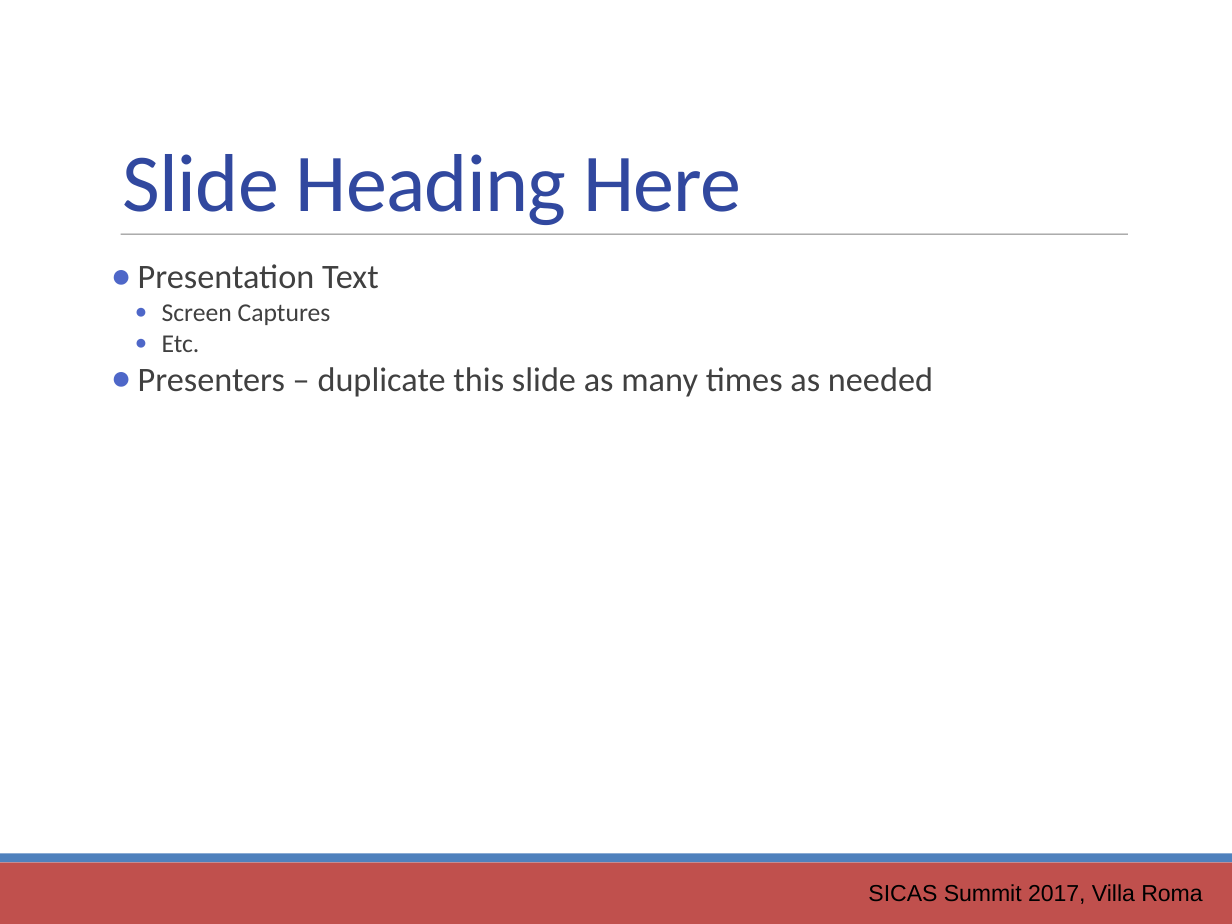
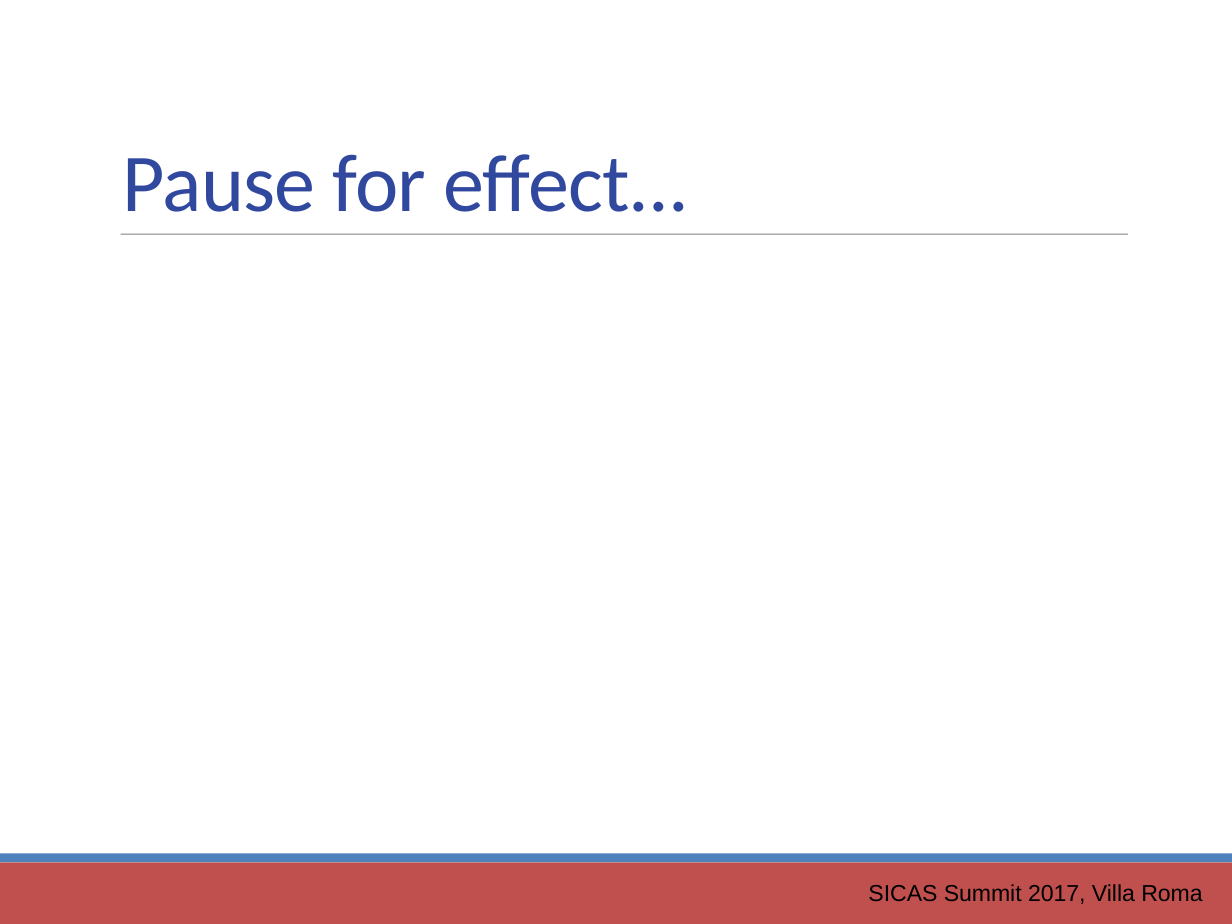
Before and after one commit to ewcole/simple_report, a slide deck: slide 10 of docs/SICAS_2017/Cole_Drop-In Reporting with Groovy.pptx. Drawn at 1232x924 pixels with LibreOffice and Linux fonts; fonts in the diff are those of the drawing. Boxes give left, top, right and bottom in pixels: in the first picture for what was removed or moved away, otherwise in the second. Text is boxed around its words. In the diff, an @@ line names an element or a change of style, - is before the commit and + after.

```diff
--- a/docs/SICAS_2017/Cole_Drop-In Reporting with Groovy.pptx
+++ b/docs/SICAS_2017/Cole_Drop-In Reporting with Groovy.pptx
@@ text at <box>123,154,689,212</box>: text changed @@
-Slide Heading Here
+Pause for effect...
@@ text removed at <box>138,264,933,397</box> @@
-● Presentation Text
-      ● Screen Captures
-      ● Etc.
-● Presenters – duplicate this slide as many times as needed
```
Also in this commit, not shown: 2 other slides changed.
